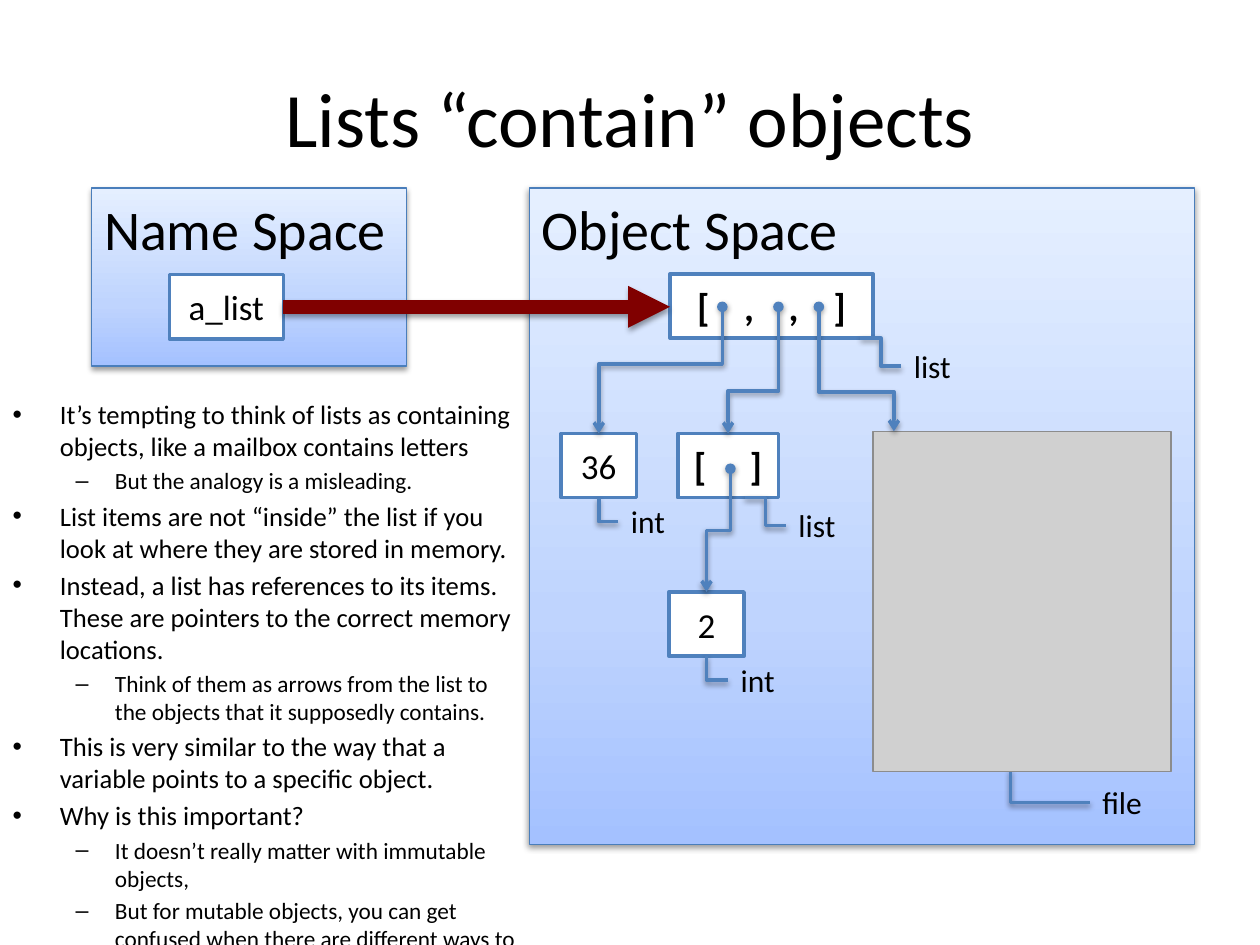
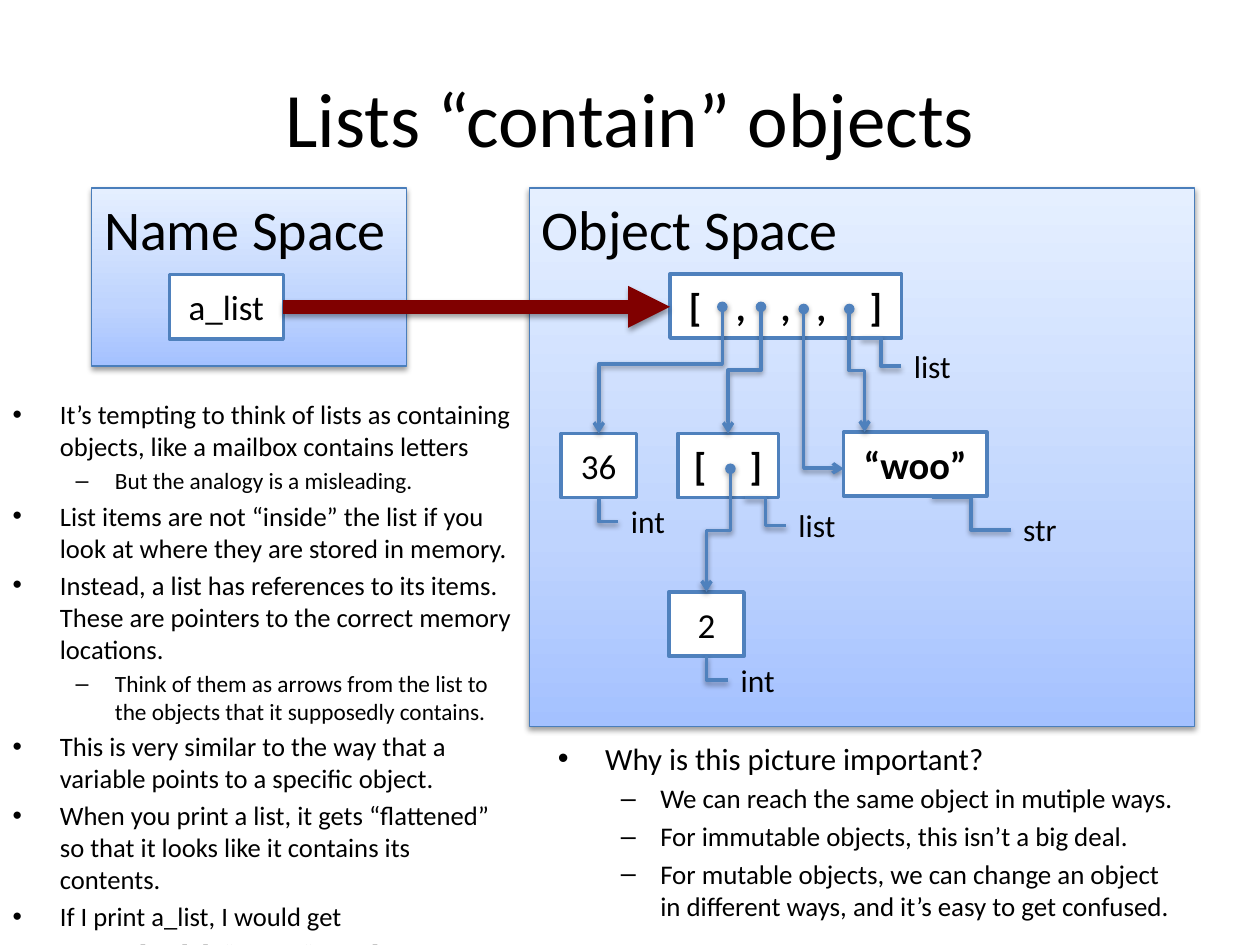
Before and after one commit to zengm71/Course-Overview, a slide deck: slide 2 of lesson_3/Lists_and_Mutability.pptx. Drawn at 1260x945 pixels with LibreOffice and Linux fonts; fonts in the diff are those of the drawing; grey boxes stand for pictures. Boxes give left, top, right and bottom in pixels: in the first picture for what was removed or moved away, otherwise in the second. Text is boxed around its words. In the diff, an @@ line names an element or a change of style, - is before the commit and + after.

Commit message:
revised list references, deep copy

```diff
--- a/lesson_3/Lists_and_Mutability.pptx
+++ b/lesson_3/Lists_and_Mutability.pptx
@@ rectangle "Object Space": place and size @@
-rectangle "Object Space" at bbox=[529, 188, 1194, 844]
+rectangle "Object Space" at bbox=[529, 188, 1194, 727]
@@ text in rectangle at bbox=[670, 273, 902, 338]: text changed @@
-[ , , ]
+[ , , , ]
@@ rectangle "[ , , , ]": place and size @@
-rectangle "[ , , , ]" at bbox=[670, 273, 873, 338]
+rectangle "[ , , , ]" at bbox=[670, 273, 902, 338]
@@ elbow double arrow moved from (779, 307) - (728, 433) to (761, 307) - (728, 433) @@
@@ elbow double arrow moved from (819, 307) - (893, 431) to (804, 309) - (843, 469) @@
@@ elbow double arrow added from (849, 309) to (864, 432), #4F81BD 2 pt @@
@@ rectangle added at bbox=[843, 432, 987, 496], fill #FFFFFF, outline #4F81BD 2 pt, 22 pt, text #000000, bold @@
+“woo”
@@ picture removed at bbox=[873, 431, 1171, 771] @@
@@ elbow line moved from (1011, 770) - (1090, 803) to (931, 496) - (1011, 529) @@
@@ text added at bbox=[1023, 521, 1056, 542], 18 pt, text #000000 @@
+str
@@ text added at bbox=[605, 748, 1172, 921], 15.4 pt, text #000000 @@
+• Why is this picture important?
+  – We can reach the same object in mutiple ways.
+  – For immutable objects, this isn’t a big deal.
+  – For mutable objects, we can change an object in different ways, and it’s easy to get confused.
@@ text at bbox=[60, 806, 489, 931]: text changed; size 13.3 to 15.2 pt @@
-• Why is this important?
-  – It doesn’t really matter with immutable objects,
-  – But for mutable objects, you can get confused when there are different ways to mutate them.
+• When you print a list, it gets “flattened” so that it looks like it contains its contents.
+• If I print a_list, I would get
+[36,[2], “woo”, “woo”]
@@ text removed at bbox=[1102, 792, 1142, 815] @@
-file
```
Also in this commit, not shown: 2 other slides changed, 1 other file.
